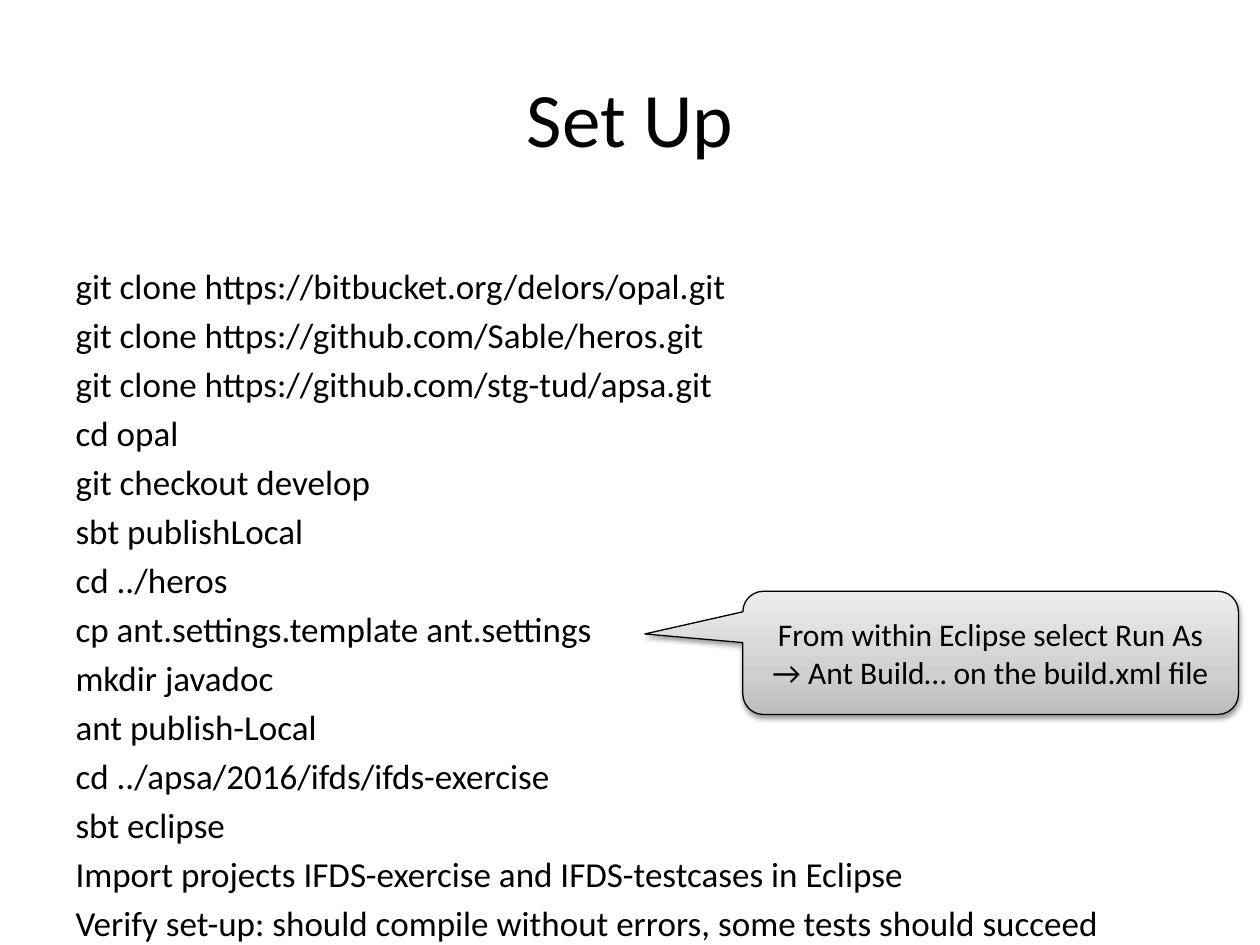
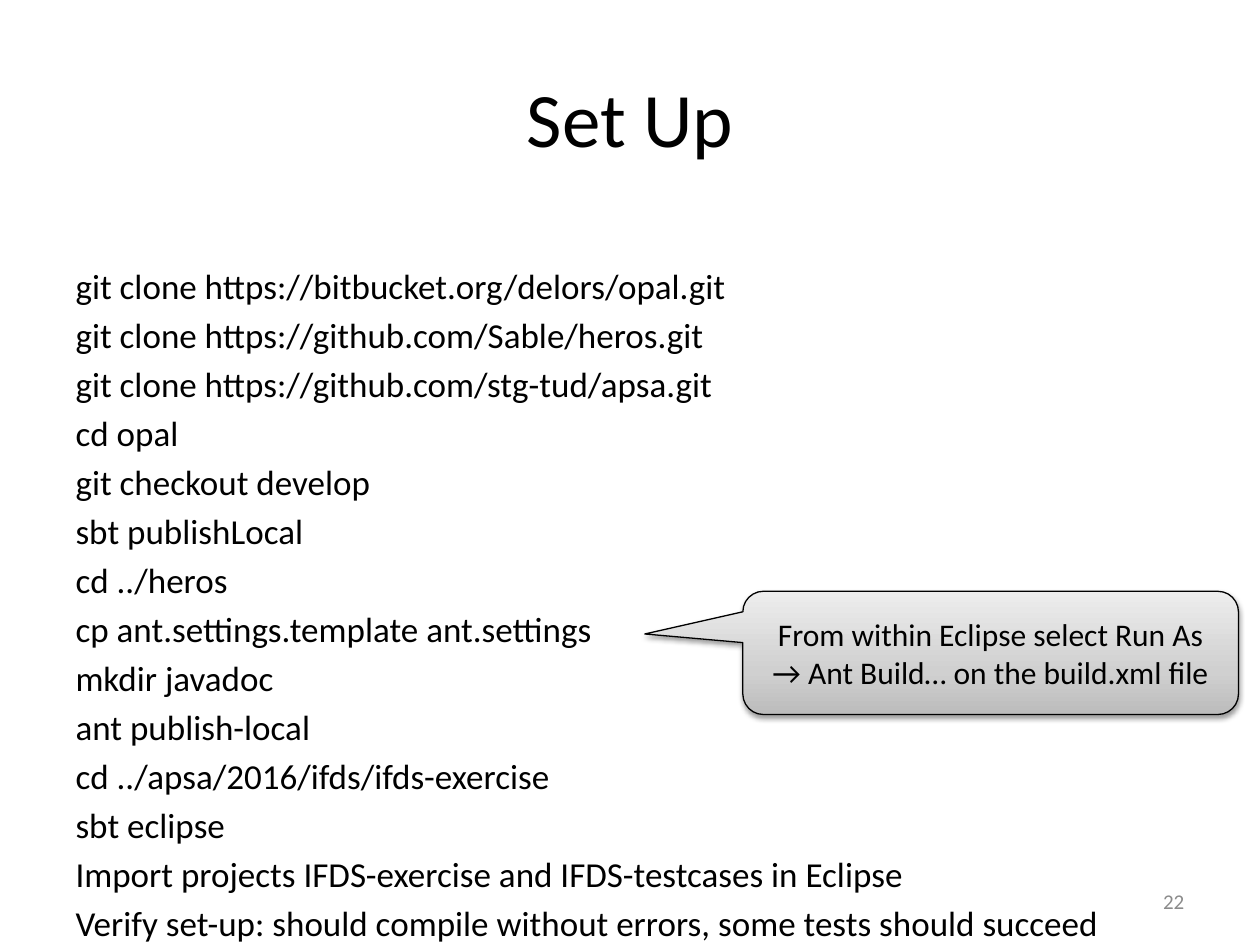
Before and after one commit to stg-tud/apsa, a slide deck: slide 22 of 2016/lecture/APSA-08-IFDS.pptx. Drawn at 1260x945 pixels with LibreOffice and Linux fonts; fonts in the diff are those of the drawing. Boxes give left, top, right and bottom in pixels: in the first picture for what was removed or moved away, otherwise in the second. Text is boxed around its words. In the diff, an @@ line names an element or a change of style, - is before the commit and + after.

```diff
--- a/2016/lecture/APSA-08-IFDS.pptx
+++ b/2016/lecture/APSA-08-IFDS.pptx
@@ text at box(76, 715, 310, 746): text changed @@
-ant publish-Local
+ant publish-local
@@ page number added at box(1163, 895, 1184, 909), 12 pt, text #8C8C8C @@
+22
```
Also in this commit, not shown: 27 other slides changed, 1 other file.
